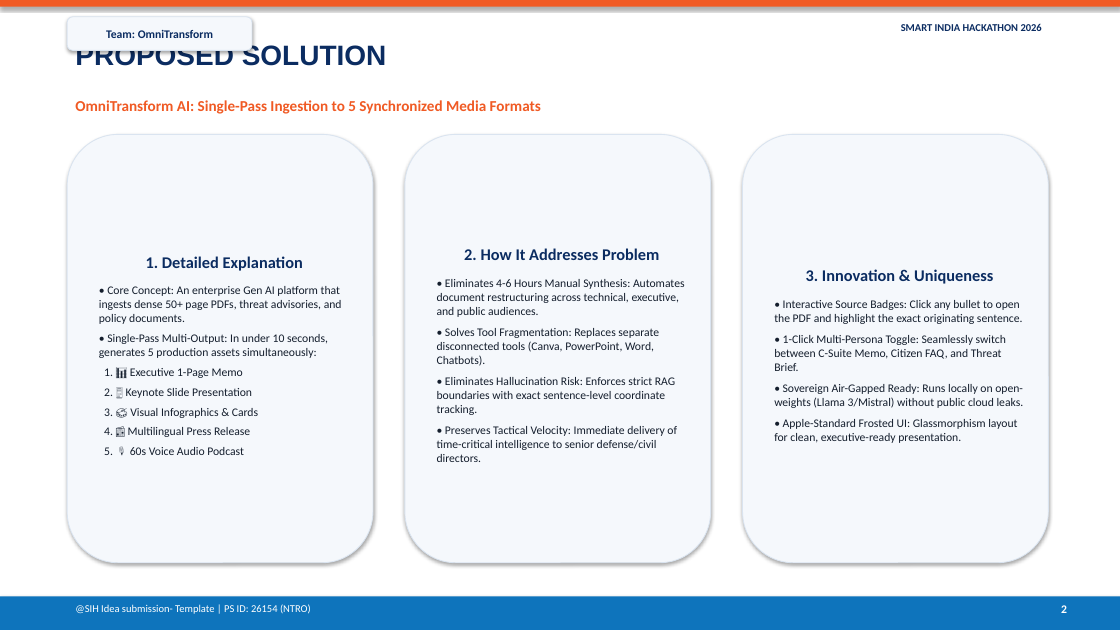
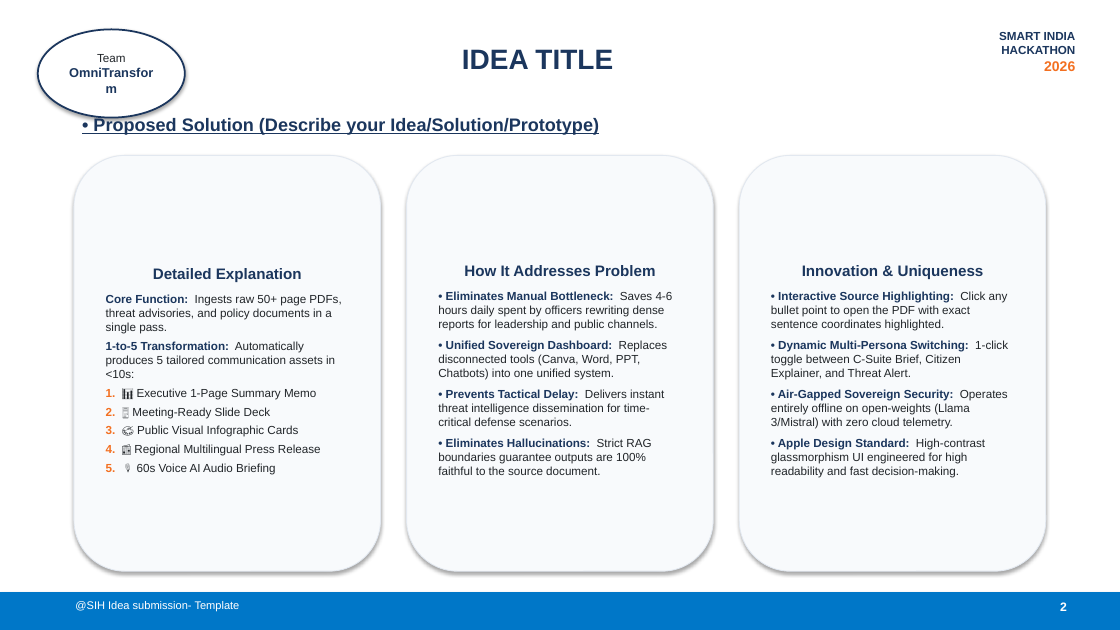
Before and after one commit to hrlpavan/sih-2026-media-problem-statements, a slide deck: slide 2 of SIH2026_Idea_Presentation_PS26154.pptx. Drawn at 1120x630 pixels with LibreOffice and Linux fonts; fonts in the diff are those of the drawing. Boxes give left, top, right and bottom in pixels: in the first picture for what was removed or moved away, otherwise in the second. Text is boxed around its words. In the diff, an @@ line names an element or a change of style, - is before the commit and + after.

Commit message:
Apply strict official SIH color palette, Golden Ratio typography, and Rule of Thirds layout

```diff
--- a/SIH2026_Idea_Presentation_PS26154.pptx
+++ b/SIH2026_Idea_Presentation_PS26154.pptx
@@ rectangle removed at box(0, 0, 1120, 7) @@
@@ ellipse "Team": place and size @@
-ellipse "Team" at box(67, 17, 252, 50)
+ellipse "Team" at box(38, 29, 185, 118)
@@ ellipse "Team" at box(38, 29, 185, 118): rounded rectangle to ellipse; fill #F5F8FC to #FFFFFF; outline #DAE4F0 0.75 pt to #1B365D 1.5 pt @@
@@ text in ellipse at box(97, 54, 125, 62): text changed; size 10 to 11 pt; font Calibri to Arial; text colour #0B2C61 to #1B365D @@
-Team: OmniTransform
+Team
+OmniTransform
@@ text at box(462, 49, 613, 69): text changed; text colour #0B2C61 to #1B365D @@
-PROPOSED SOLUTION
+IDEA TITLE
@@ text at box(999, 32, 1076, 71): text changed; size 9 to 10 pt; font Calibri to Arial; text colour #0B2C61 to #1B365D @@
-SMART INDIA HACKATHON 2026
+SMART INDIA
+HACKATHON
+2026
@@ text removed at box(75, 100, 541, 114) @@
-OmniTransform AI: Single-Pass Ingestion to 5 Synchronized Media Formats
@@ text added at box(93, 117, 599, 135), 15.5 pt, text #1B365D, bold, underline @@
+• Proposed Solution (Describe your Idea/Solution/Prototype)
@@ rounded rectangle "Detailed Explanation": place and size @@
-rounded rectangle "Detailed Explanation" at box(67, 134, 373, 563)
+rounded rectangle "Detailed Explanation" at box(74, 155, 381, 571)
@@ fill #F5F8FC to #F8FAFC; outline #DAE4F0 0.75 pt to #E2E8F0 0.75 pt in 3 elements at box(74, 155, 381, 571), box(739, 155, 1046, 571), box(407, 155, 713, 571) @@
@@ rounded rectangle "How It Addresses Problem": place and size @@
-rounded rectangle "How It Addresses Problem" at box(405, 134, 711, 563)
+rounded rectangle "How It Addresses Problem" at box(407, 155, 713, 571)
@@ rounded rectangle "Innovation & Uniqueness": place and size @@
-rounded rectangle "Innovation & Uniqueness" at box(743, 134, 1049, 563)
+rounded rectangle "Innovation & Uniqueness" at box(739, 155, 1046, 571)
@@ text in rounded rectangle at box(106, 268, 341, 475): text changed; font Calibri to Arial; text colour #141E2D to #212529 @@
-1. Detailed Explanation
-• Core Concept: An enterprise Gen AI platform that ingests dense 50+ page PDFs, threat advisories, and policy documents.
-• Single-Pass Multi-Output: In under 10 seconds, generates 5 production assets simultaneously:
-1. 📊 Executive 1-Page Memo
-2. 🖥️ Keynote Slide Presentation
-3. 🎨 Visual Infographics & Cards
-4. 📰 Multilingual Press Release
-5. 🎙️ 60s Voice Audio Podcast
+Detailed Explanation
+Core Function: Ingests raw 50+ page PDFs, threat advisories, and policy documents in a single pass.
+1-to-5 Transformation: Automatically produces 5 tailored communication assets in <10s:
+1. 📊 Executive 1-Page Summary Memo
+2. 🖥️ Meeting-Ready Slide Deck
+3. 🎨 Public Visual Infographic Cards
+4. 📰 Regional Multilingual Press Release
+5. 🎙️ 60s Voice AI Audio Briefing
@@ text in rounded rectangle at box(438, 265, 673, 475): text changed; font Calibri to Arial; text colour #141E2D to #212529 @@
-2. How It Addresses Problem
-• Eliminates 4-6 Hours Manual Synthesis: Automates document restructuring across technical, executive, and public audiences.
-• Solves Tool Fragmentation: Replaces separate disconnected tools (Canva, PowerPoint, Word, Chatbots).
-• Eliminates Hallucination Risk: Enforces strict RAG boundaries with exact sentence-level coordinate tracking.
-• Preserves Tactical Velocity: Immediate delivery of time-critical intelligence to senior defense/civil directors.
+How It Addresses Problem
+• Eliminates Manual Bottleneck: Saves 4-6 hours daily spent by officers rewriting dense reports for leadership and public channels.
+• Unified Sovereign Dashboard: Replaces disconnected tools (Canva, Word, PPT, Chatbots) into one unified system.
+• Prevents Tactical Delay: Delivers instant threat intelligence dissemination for time-critical defense scenarios.
+• Eliminates Hallucinations: Strict RAG boundaries guarantee outputs are 100% faithful to the source document.
@@ text in rounded rectangle at box(771, 265, 1008, 478): text changed; font Calibri to Arial; text colour #141E2D to #212529 @@
-3. Innovation & Uniqueness
-• Interactive Source Badges: Click any bullet to open the PDF and highlight the exact originating sentence.
-• 1-Click Multi-Persona Toggle: Seamlessly switch between C-Suite Memo, Citizen FAQ, and Threat Brief.
-• Sovereign Air-Gapped Ready: Runs locally on open-weights (Llama 3/Mistral) without public cloud leaks.
-• Apple-Standard Frosted UI: Glassmorphism layout for clean, executive-ready presentation.
+Innovation & Uniqueness
+• Interactive Source Highlighting: Click any bullet point to open the PDF with exact sentence coordinates highlighted.
+• Dynamic Multi-Persona Switching: 1-click toggle between C-Suite Brief, Citizen Explainer, and Threat Alert.
+• Air-Gapped Sovereign Security: Operates entirely offline on open-weights (Llama 3/Mistral) with zero cloud telemetry.
+• Apple Design Standard: High-contrast glassmorphism UI engineered for high readability and fast decision-making.
@@ rectangle: place and size @@
-rectangle at box(0, 597, 1120, 630)
+rectangle at box(0, 592, 1120, 630)
@@ rectangle at box(0, 592, 1120, 630): fill #0E74BC to #0077C8 @@
@@ text "2" at box(1060, 602, 1067, 611): size 10 to 10.5 pt, font Calibri to Arial @@
@@ text at box(75, 601, 240, 612): text changed; size 9 to 9.5 pt; font Calibri to Arial @@
-@SIH Idea submission- Template | PS ID: 26154 (NTRO)
+@SIH Idea submission- Template
```
Also in this commit, not shown: 5 other slides changed, 1 other file.
